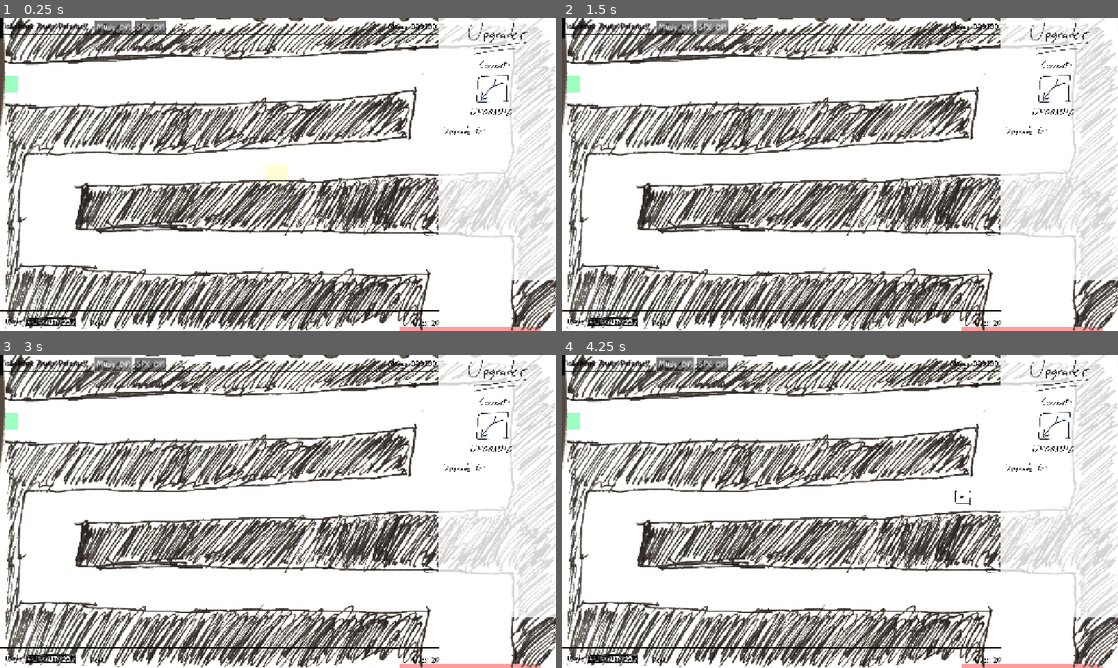
Above: before the commit, frames 1-4 (two rows, left to right).
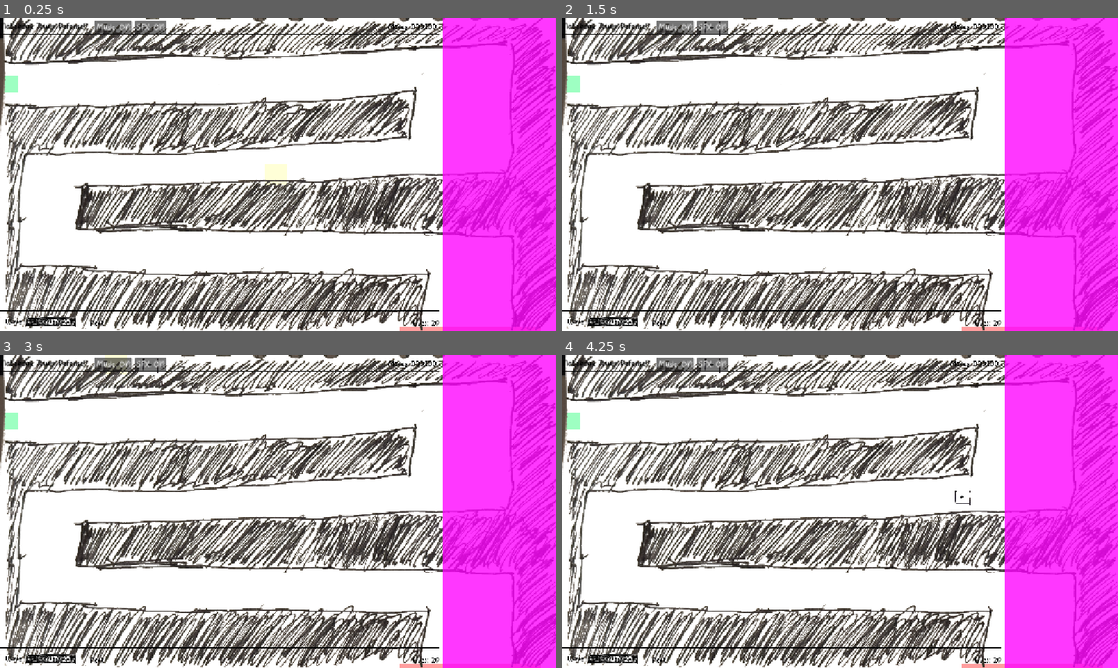
Above: after the commit, the same moments.

Repository: OzuYatamutsu/notebook-tower-defense
Game: Godot game, scene res://levels/level_cools.tscn
The game is run twice, just before and just after one commit, with the same random seed, the same clock (stepped at 60 frames per second) and the same inputs. This scene is started directly instead of the project's main scene.
Inputs (mouse positions are in pixels of both pictures, inside the frame that each line leads up to):
- Up to frame 1 (0.25 s): no input
- Up to frame 2 (1.5 s): click "SFX: ON" at 0.5 s; click "SFX: ON" at 1.25 s
- Up to frame 3 (3 s): click "SFX: ON" at 2 s; click "Music: ON" at 2.75 s
- Up to frame 4 (4.25 s): move the mouse to (962, 495) at 3.52 s; click (962, 495) at 3.67 s

The runs differ from the first frame. In frame 1, 21% of the frame differs, in the area x 78-100%, y 0-100%; in frame 2, 21%; in frame 3, 21%, in the area x 16-100%, y 0-100%; in frame 4, 21%.
Error before the commit: Invalid call. Nonexistent function 'set_max_value' in base 'Control (WaveMeter)'. (res://levels/level.gd:34)
Error after the commit: Cannot call method 'get_child' on a null value. (res://components/tower_info_and_buy_panel.gd:18)

Commit message:
Reposition new buy panel

Diff:
--- a/components/TowerInfoAndBuyPanel.tscn
+++ b/components/TowerInfoAndBuyPanel.tscn
@@ -1,110 +1,22 @@
-[gd_scene load_steps=8 format=3 uid="uid://un38oy2verh5"]
+[gd_scene load_steps=2 format=3 uid="uid://un38oy2verh5"]
 
 [ext_resource type="Script" uid="uid://byqgp13hiwix1" path="res://components/tower_info_and_buy_panel.gd" id="1_bgonm"]
-[ext_resource type="Texture2D" uid="uid://m68mead284tv" path="res://sprites/ui_towers_label.png" id="2_t01s0"]
-[ext_resource type="PackedScene" uid="uid://4m883pvlq3rc" path="res://components/TowerBuyItem.tscn" id="3_p60u3"]
-
-[sub_resource type="Animation" id="Animation_ayuvl"]
-length = 0.001
-tracks/0/type = "value"
-tracks/0/imported = false
-tracks/0/enabled = true
-tracks/0/path = NodePath(".:position")
-tracks/0/interp = 1
-tracks/0/loop_wrap = true
-tracks/0/keys = {
-"times": PackedFloat32Array(0),
-"transitions": PackedFloat32Array(1),
-"update": 0,
-"values": [Vector2(1280, 120)]
-}
-
-[sub_resource type="Animation" id="Animation_6tlop"]
-resource_name = "close"
-length = 0.5
-tracks/0/type = "value"
-tracks/0/imported = false
-tracks/0/enabled = true
-tracks/0/path = NodePath(".:position")
-tracks/0/interp = 2
-tracks/0/loop_wrap = true
-tracks/0/keys = {
-"times": PackedFloat32Array(0.0333333, 0.5),
-"transitions": PackedFloat32Array(1, 1),
-"update": 0,
-"values": [Vector2(955, 120), Vector2(1280, 120)]
-}
-
-[sub_resource type="Animation" id="Animation_kgcwn"]
-resource_name = "open"
-length = 0.5
-tracks/0/type = "value"
-tracks/0/imported = false
-tracks/0/enabled = true
-tracks/0/path = NodePath(".:position")
-tracks/0/interp = 2
-tracks/0/loop_wrap = true
-tracks/0/keys = {
-"times": PackedFloat32Array(0, 0.5),
-"transitions": PackedFloat32Array(1, 1),
-"update": 0,
-"values": [Vector2(1280, 120), Vector2(955, 120)]
-}
-
-[sub_resource type="AnimationLibrary" id="AnimationLibrary_vrjho"]
-_data = {
-&"RESET": SubResource("Animation_ayuvl"),
-&"close": SubResource("Animation_6tlop"),
-&"open": SubResource("Animation_kgcwn")
-}
 
 [node name="TowerInfoAndBuyPanel" type="Control" groups=["tower_info_and_buy_panel"]]
 layout_mode = 3
+anchors_preset = 15
+anchor_right = 1.0
+anchor_bottom = 1.0
+grow_horizontal = 2
+grow_vertical = 2
+script = ExtResource("1_bgonm")
+
+[node name="BgRect" type="ColorRect" parent="."]
+layout_mode = 1
 anchors_preset = 1
 anchor_left = 1.0
 anchor_right = 1.0
-offset_top = 120.0
-offset_bottom = 120.0
+offset_left = -260.0
+offset_bottom = 720.0
 grow_horizontal = 0
-size_flags_horizontal = 8
-script = ExtResource("1_bgonm")
-
-[node name="TowersLabel" type="TextureRect" parent="."]
-z_index = 1
-layout_mode = 0
-offset_left = 75.0
-offset_top = -55.0
-offset_right = 775.0
-offset_bottom = 645.0
-rotation = -0.0575959
-scale = Vector2(0.3, 0.3)
-texture = ExtResource("2_t01s0")
-
-[node name="BgRect" type="ColorRect" parent="."]
-layout_mode = 1
-anchors_preset = 15
-anchor_right = 1.0
-anchor_bottom = 1.0
-offset_left = 54.0
-offset_right = 326.0
-offset_bottom = 602.0
-grow_horizontal = 2
-grow_vertical = 2
-color = Color(1, 1, 1, 0.784314)
-
-[node name="PanelAnims" type="AnimationPlayer" parent="."]
-libraries = {
-&"": SubResource("AnimationLibrary_vrjho")
-}
-
-[node name="BuyItemList" type="VBoxContainer" parent="."]
-layout_mode = 0
-offset_left = 68.0
-offset_top = 88.0
-offset_right = 108.0
-offset_bottom = 128.0
-scale = Vector2(0.75, 0.75)
-theme_override_constants/separation = 110
-
-[node name="TestItem" parent="BuyItemList" instance=ExtResource("3_p60u3")]
-layout_mode = 2
+color = Color(1, 0, 1, 0.784314)
--- a/components/ui.tscn
+++ b/components/ui.tscn
@@ -1,13 +1,12 @@
-[gd_scene load_steps=9 format=3 uid="uid://dhs0soxiwf4lb"]
+[gd_scene load_steps=8 format=3 uid="uid://dhs0soxiwf4lb"]
 
 [ext_resource type="PackedScene" uid="uid://cfnlgefdgcrs3" path="res://components/MoneyMeter.tscn" id="1_34iyr"]
 [ext_resource type="Theme" uid="uid://dym7h64funxyg" path="res://components/UIDefault.tres" id="1_24715"]
 [ext_resource type="PackedScene" uid="uid://djugbukw7mfia" path="res://components/LivesMeter.tscn" id="2_k05k2"]
 [ext_resource type="PackedScene" uid="uid://bud4ymw0n8vf8" path="res://components/WaveMeter.tscn" id="3_0eatc"]
 [ext_resource type="PackedScene" uid="uid://fr40caw6de22" path="res://components/SelectedTowerMeter.tscn" id="4_24715"]
-[ext_resource type="PackedScene" uid="uid://o1i4jsdysgqk" path="res://components/TowerBuyPanel.tscn" id="5_451mt"]
 [ext_resource type="PackedScene" uid="uid://crh5ydle8qkpy" path="res://components/NextWaveMeter.tscn" id="6_23jcn"]
-[ext_resource type="PackedScene" uid="uid://svkoe5vyyv51" path="res://components/TowerUpgradePanel.tscn" id="7_k05k2"]
+[ext_resource type="PackedScene" uid="uid://un38oy2verh5" path="res://components/TowerInfoAndBuyPanel.tscn" id="7_k05k2"]
 
 [node name="UI" type="CanvasLayer"]
 layer = 2
@@ -130,7 +129,4 @@
 scale = Vector2(0.3, 0.3)
 pivot_offset = Vector2(-230, -60)
 
-[node name="TowerBuyPanel" parent="." instance=ExtResource("5_451mt")]
-visible = false
-
-[node name="TowerUpgradePanel" parent="." instance=ExtResource("7_k05k2")]
+[node name="TowerInfoAndBuyPanel" parent="." instance=ExtResource("7_k05k2")]
